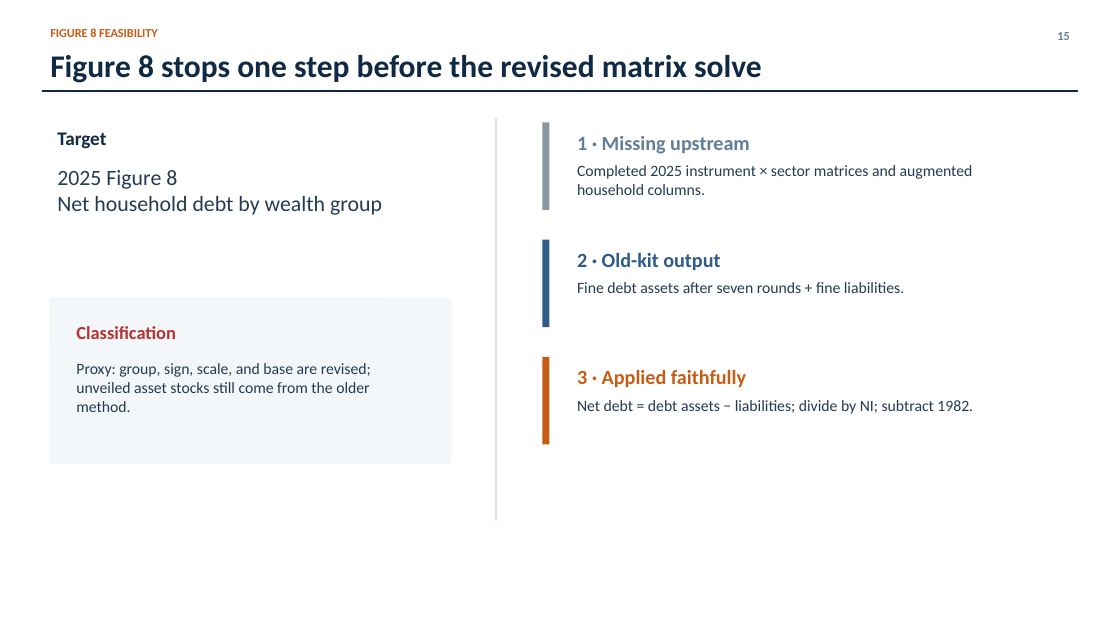
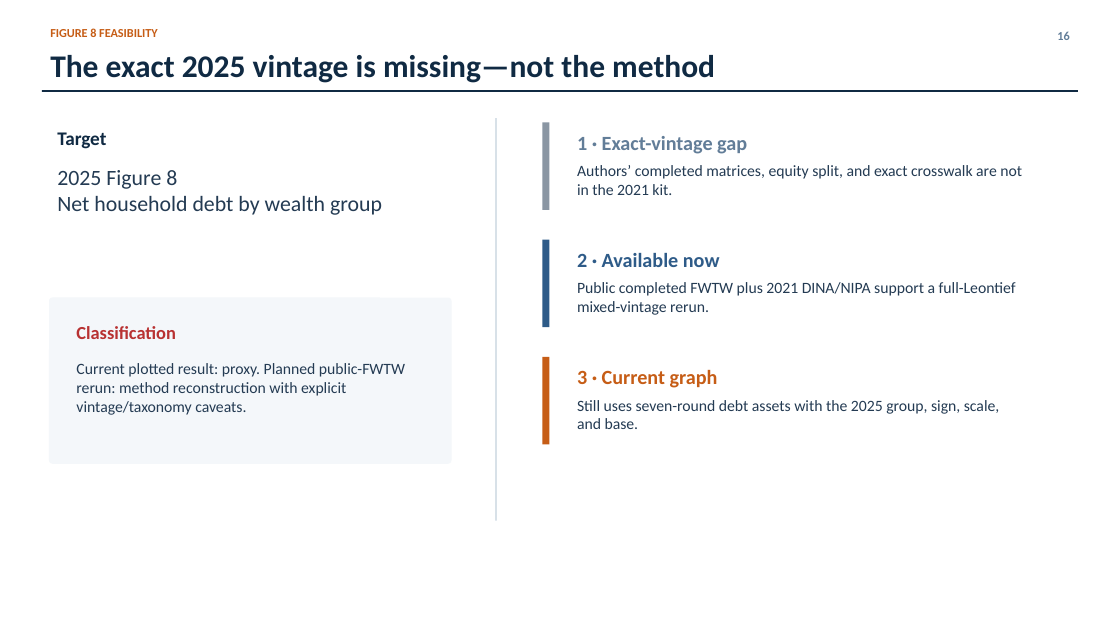
Before and after one commit to lorenz-gorini/mian-sufi-straub2025-saving-glut-replication, a slide deck: slide 16 of Presentation/4_figure_comparison/presentation.pptx (slide 15 before the commit). Drawn at 1120x630 pixels with LibreOffice and Linux fonts; fonts in the diff are those of the drawing. Boxes give left, top, right and bottom in pixels: in the first picture for what was removed or moved away, otherwise in the second. Text is boxed around its words. In the diff, an @@ line names an element or a change of style, - is before the commit and + after.

Commit message:
Correct FWTW methodol. + Fig 8 reconstr. boundary

```diff
--- a/Presentation/4_figure_comparison/presentation.pptx
+++ b/Presentation/4_figure_comparison/presentation.pptx
@@ text at <box>50,55,715,83</box>: text changed @@
-Figure 8 stops one step before the revised matrix solve
+The exact 2025 vintage is missing—not the method
@@ text at <box>577,136,747,154</box>: text changed @@
-1 · Missing upstream
+1 · Exact-vintage gap
@@ text at <box>577,165,1022,195</box>: text changed @@
-Completed 2025 instrument × sector matrices and augmented household columns.
+Authors’ completed matrices, equity split, and exact crosswalk are not in the 2021 kit.
@@ text at <box>577,253,720,267</box>: text changed @@
-2 · Old-kit output
+2 · Available now
@@ text at <box>577,282,1016,315</box>: text changed @@
-Fine debt assets after seven rounds + fine liabilities.
+Public completed FWTW plus 2021 DINA/NIPA support a full-Leontief mixed-vintage rerun.
@@ text at <box>76,363,405,415</box>: text changed @@
-Proxy: group, sign, scale, and base are revised; unveiled asset stocks still come from the older method.
+Current plotted result: proxy. Planned public-FWTW rerun: method reconstruction with explicit vintage/taxonomy caveats.
@@ text at <box>577,370,718,388</box>: text changed @@
-3 · Applied faithfully
+3 · Current graph
@@ text at <box>577,400,999,429</box>: text changed @@
-Net debt = debt assets − liabilities; divide by NI; subtract 1982.
+Still uses seven-round debt assets with the 2025 group, sign, scale, and base.
```
Also in this commit, not shown: 16 other slides changed, 1 slide added, 16 other files.
